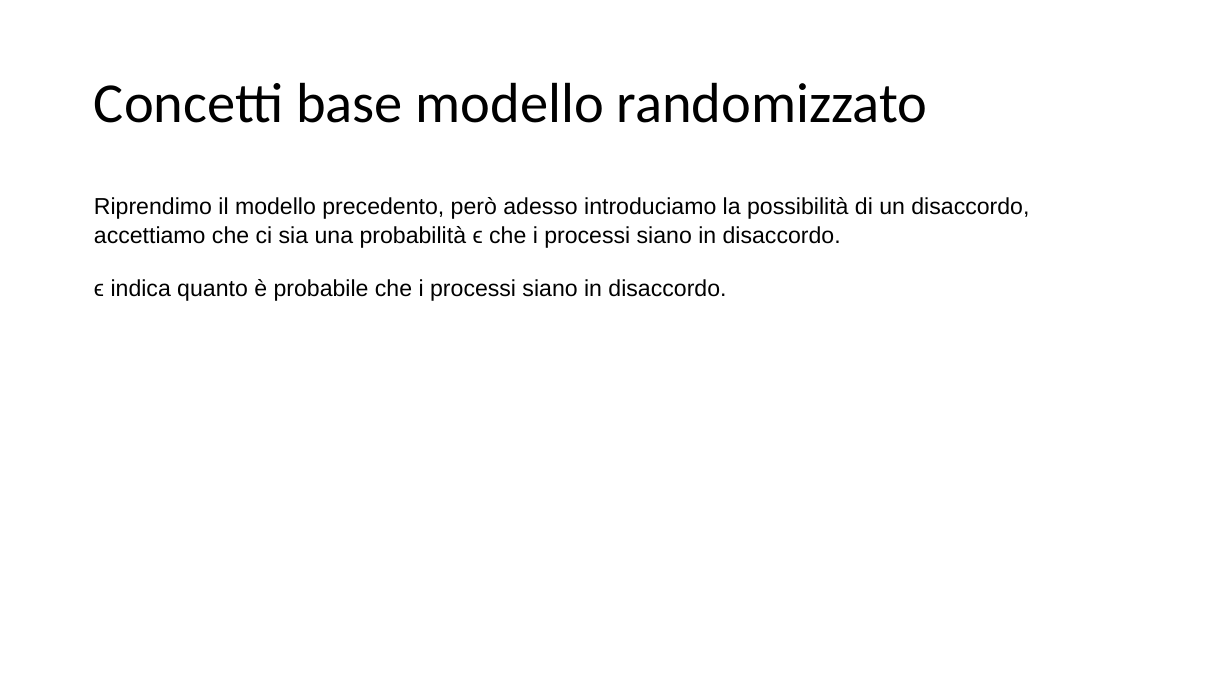
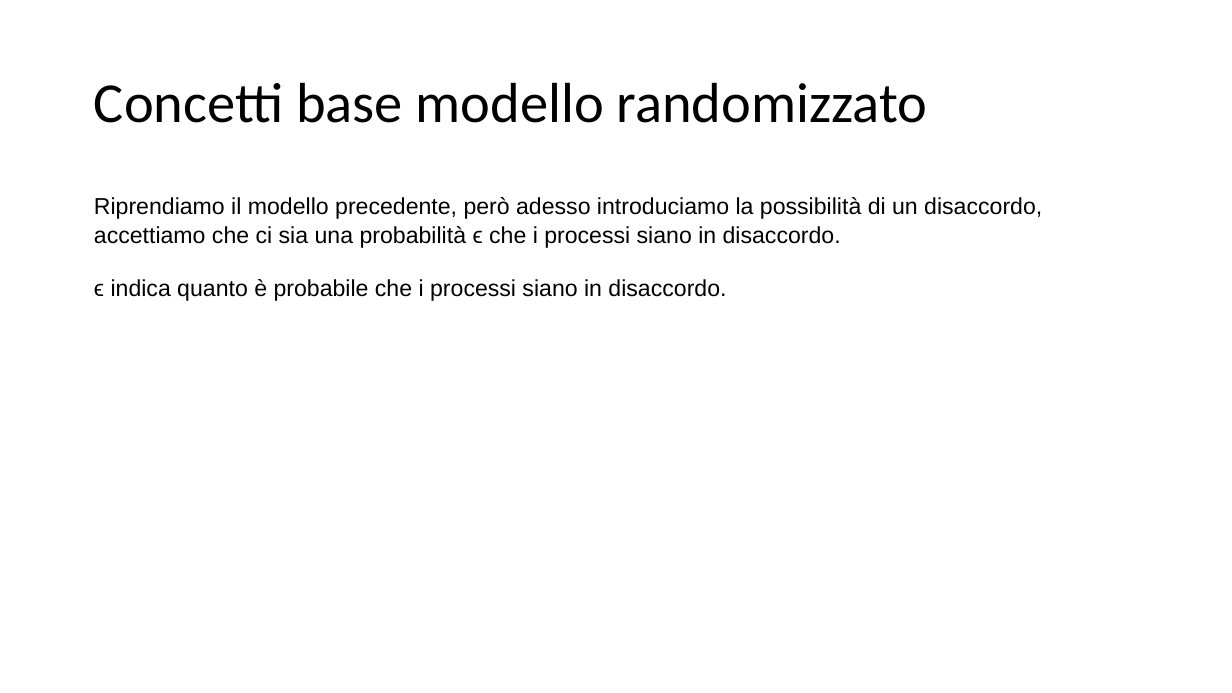
Before and after one commit to lory9894University/mcad, a slide deck: slide 18 of Presentazione ConsensusProblem.pptx. Drawn at 1232x693 pixels with LibreOffice and Linux fonts; fonts in the diff are those of the drawing. Boxes give left, top, right and bottom in pixels: in the first picture for what was removed or moved away, otherwise in the second. Text is boxed around its words. In the diff, an @@ line names an element or a change of style, - is before the commit and + after.

Commit message:
modificate slides 18-32

```diff
--- a/Presentazione ConsensusProblem.pptx
+++ b/Presentazione ConsensusProblem.pptx
@@ text at [94,197,1042,248]: text changed @@
-Riprendimo il modello precedento, però adesso introduciamo la possibilità di un disaccordo, accettiamo che ci sia una probabilità ϵ che i processi siano in disaccordo.
+Riprendiamo il modello precedente, però adesso introduciamo la possibilità di un disaccordo, accettiamo che ci sia una probabilità ϵ che i processi siano in disaccordo.
```
Also in this commit, not shown: 7 other slides changed.
